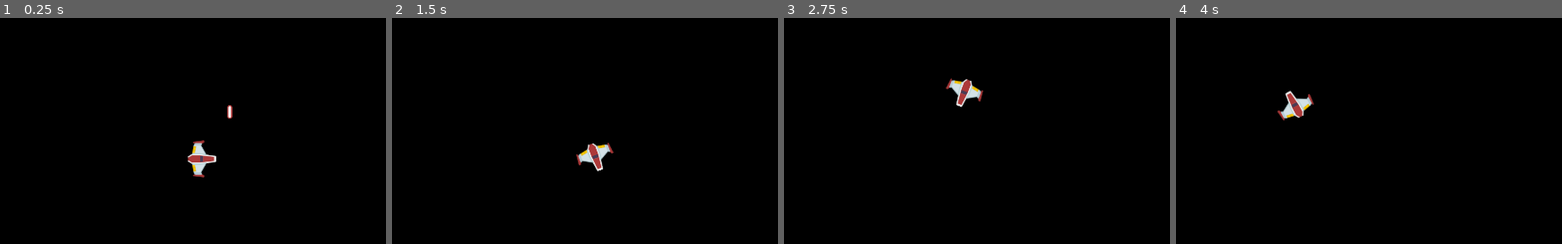
Above: before the commit, frames 1-4 (left to right).
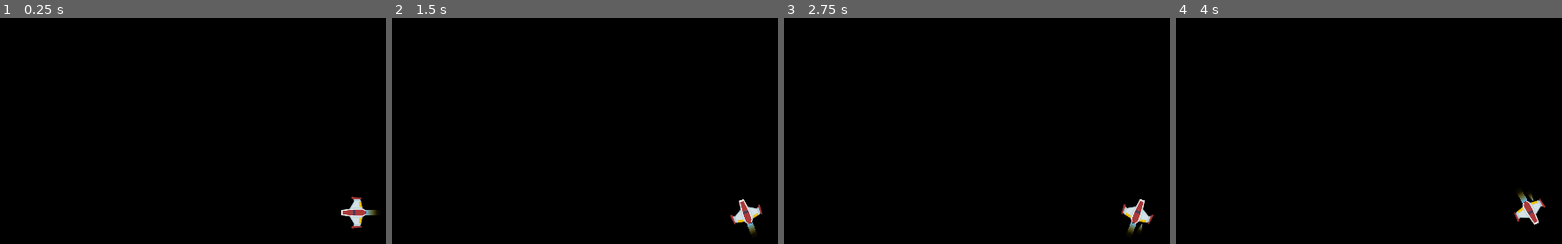
Above: after the commit, the same moments.

Repository: mandah0628/CMPT306_A2
Game: Godot game, scene res://Scenes/main.tscn
The game is run twice, just before and just after one commit, with the same random seed, the same clock (stepped at 60 frames per second) and the same inputs.
Inputs:
- Up to frame 1 (0.25 s): no input
- Up to frame 2 (1.5 s): hold Right (strafe_right, bound only before the commit) 0.53-1.28 s; hold Down (move_backward) from 1.28 s (still down)
- Up to frame 3 (2.75 s): release Down (move_backward) at 2.03 s; hold Right (strafe_right, bound only before the commit) from 2.03 s (still down)
- Up to frame 4 (4 s): release Right (strafe_right, bound only before the commit) at 2.78 s; hold Up (move_forward) 2.78-3.53 s; hold Left (strafe_left, bound only before the commit) from 3.53 s (still down)

The runs differ from the first frame. In frame 1, 1.3% of the frame differs, in the area x 48-98%, y 38-94%; in frame 2, 1.2%; in frame 3, 1.2%; in frame 4, 1.2%.

Commit message:
pressing left and right arrow key roates the ship and plays the animation for 3 frames

Diff:
--- a/Character/Player/player.tscn
+++ /dev/null
@@ -1,17 +0,0 @@
-[gd_scene load_steps=3 format=3 uid="uid://buc07gxk40quu"]
-
-[ext_resource type="Texture2D" uid="uid://bjteh5fyc351t" path="res://Textures/Texture 2/PNG/playerShip1_red.png" id="1_22x2p"]
-[ext_resource type="Script" path="res://Scripts/player.gd" id="1_jq1ab"]
-
-[node name="Player" type="CharacterBody2D"]
-script = ExtResource("1_jq1ab")
-
-[node name="Sprite2D" type="Sprite2D" parent="."]
-position = Vector2(-2, -5)
-rotation = 1.5708
-texture = ExtResource("1_22x2p")
-
-[node name="CollisionPolygon2D" type="CollisionPolygon2D" parent="."]
-position = Vector2(-5, -2)
-rotation = 1.5708
-polygon = PackedVector2Array(-38, -4, -14, -17, -11, -43, 6, -43, 10, -18, 33, -4, 38, -6, 41, -11, 44, -13, 48, -10, 45, 18, 42, 20, 39, 16, 33, 19, 12, 22, 6, 33, -10, 33, -16, 23, -43, 17, -47, 21, -49, 18, -52, -10, -48, -13)
--- a/Scenes/laser.tscn
+++ b/Scenes/laser.tscn
@@ -8,6 +8,8 @@
 height = 38.0
 
 [node name="Laser" type="Area2D"]
+collision_layer = 8
+collision_mask = 4
 script = ExtResource("1_8j3pc")
 
 [node name="Sprite2D" type="Sprite2D" parent="."]
--- a/Scenes/main.tscn
+++ b/Scenes/main.tscn
@@ -1,12 +1,9 @@
-[gd_scene load_steps=3 format=3 uid="uid://ck7udr1xihtcj"]
+[gd_scene load_steps=2 format=3 uid="uid://ck7udr1xihtcj"]
 
-[ext_resource type="PackedScene" uid="uid://buc07gxk40quu" path="res://Character/Player/player.tscn" id="1_btpfb"]
-[ext_resource type="PackedScene" uid="uid://dikanjq4qluk" path="res://Scenes/laser.tscn" id="2_srnls"]
+[ext_resource type="PackedScene" uid="uid://buc07gxk40quu" path="res://Scenes/player.tscn" id="1_btpfb"]
 
 [node name="Main" type="Node2D"]
 
 [node name="Player" parent="." instance=ExtResource("1_btpfb")]
-position = Vector2(632, 383)
-
-[node name="Laser" parent="." instance=ExtResource("2_srnls")]
-position = Vector2(704, 377)
+position = Vector2(1037, 521)
+rotation = -1.5708
--- /dev/null
+++ b/Scenes/player.tscn
@@ -0,0 +1,37 @@
+[gd_scene load_steps=5 format=3 uid="uid://buc07gxk40quu"]
+
+[ext_resource type="Texture2D" uid="uid://bjteh5fyc351t" path="res://Textures/Texture 2/PNG/playerShip1_red.png" id="1_22x2p"]
+[ext_resource type="Script" path="res://Scripts/player.gd" id="1_jq1ab"]
+[ext_resource type="Texture2D" uid="uid://s764kjf3ub6" path="res://Textures/Texture 2/PNG/Effects/fire09.png" id="3_oftih"]
+[ext_resource type="Texture2D" uid="uid://d84ewktunq7p" path="res://Textures/Texture 2/PNG/Effects/fire02.png" id="4_iwwk2"]
+
+[node name="Player" type="CharacterBody2D"]
+collision_layer = 2
+collision_mask = 4
+script = ExtResource("1_jq1ab")
+
+[node name="Sprite2D" type="Sprite2D" parent="."]
+position = Vector2(-1, -2)
+scale = Vector2(0.85985, 0.899093)
+texture = ExtResource("1_22x2p")
+
+[node name="CollisionPolygon2D" type="CollisionPolygon2D" parent="."]
+position = Vector2(0.454911, 3.38683)
+scale = Vector2(0.847011, 0.902535)
+polygon = PackedVector2Array(-38, -4, -14, -17, -11, -43, 6, -43, 10, -18, 33, -4, 38, -6, 41, -11, 44, -13, 48, -10, 45, 18, 42, 20, 39, 16, 33, 19, 12, 22, 6, 33, -10, 33, -16, 23, -43, 17, -47, 21, -49, 18, -52, -10, -48, -13)
+
+[node name="Muzzle" type="Node2D" parent="."]
+position = Vector2(-1, -42)
+
+[node name="Thruster" type="Sprite2D" parent="."]
+position = Vector2(-1, 52.5)
+scale = Vector2(1, 1.025)
+texture = ExtResource("3_oftih")
+
+[node name="LeftThruster" type="Sprite2D" parent="."]
+position = Vector2(-22, 39)
+texture = ExtResource("4_iwwk2")
+
+[node name="RightThruster" type="Sprite2D" parent="."]
+position = Vector2(21, 41)
+texture = ExtResource("4_iwwk2")
--- a/Scripts/player.gd
+++ b/Scripts/player.gd
@@ -1,51 +1,31 @@
 extends CharacterBody2D
 
+#movement variables
 var rotation_speed = 10.0
 var max_speed = 300.0
-var acceleration = 300.0
 var ship_velocity = Vector2.ZERO
-var deacceleration = 200
+
+#Animation variables
+@onready var left_thruster = $LeftThruster
+@onready var right_thruster = $RightThruster
+@onready var main_thruster = $MainThruster
+var max_frames = 3
+var frame_count = 0
 
 func _process(delta):
 	#Controls for turning left
-	if Input.is_action_pressed("strafe_left"):
+	if Input.is_action_pressed("move_left"):
 		rotation-=rotation_speed*delta
+		show_thruster(left_thruster)
 
 	#Controls for turning right
-	if Input.is_action_pressed("strafe_right"):
+	elif Input.is_action_pressed("move_right"):
 		rotation+=rotation_speed*delta
+		show_thruster(right_thruster)
 
-	#Controls for moving forward
-	if Input.is_action_pressed("move_forward"):
-		var direction = Vector2(cos(rotation), sin(rotation))
-		ship_velocity += direction * acceleration * delta
+	else:
+		hide_thrusters()
 
-	#Controls for moving backward
-	if Input.is_action_pressed("move_backward"):
-		var direction = Vector2(cos(rotation), sin(rotation))
-		ship_velocity -= direction * acceleration * delta
-
-	#Deaccelerates the ship if the movement keys are not pressed
-	if not Input.is_action_pressed("move_backward") and not Input.is_action_pressed("move_forward"):
-		var velocity_length = ship_velocity.length()
-
-		#if ship is in motion, reduce speed(reduces the magnitue of the vector)
-		if velocity_length > 0:
-			velocity_length -= deacceleration * delta
-
-		#if ship is not in motion
-		if velocity_length < 0:
-			velocity_length = 0
-
-		#if ship is in motion, apply the new reduced speed
-		#by multuplying the new magnitued with the normal vector of the
-		#direction of where the ship is going
-		if velocity_length > 0:
-			ship_velocity = ship_velocity.normalized() * velocity_length
-
-		#if not, comes to complete stop
-		else:
-			ship_velocity = Vector2.ZERO
 
 	#Limits the max speed
 	if ship_velocity.length() > max_speed:
@@ -53,3 +33,22 @@
 
 	#Changes the ship position
 	position += ship_velocity * delta
+
+
+func show_thruster(thruster: Sprite2D):
+	thruster.visible = true
+	frame_count = max_frames
+
+	if thruster == left_thruster:
+		right_thruster.visible = false
+
+	elif thruster == right_thruster:
+		left_thruster.visible = false
+
+
+func hide_thrusters():
+	if frame_count > 0:
+		frame_count -= 1
+	else:
+		left_thruster.visible = false
+		right_thruster.visible = false
--- a/project.godot
+++ b/project.godot
@@ -22,12 +22,12 @@
 
 [input]
 
-strafe_left={
+move_left={
 "deadzone": 0.5,
 "events": [Object(InputEventKey,"resource_local_to_scene":false,"resource_name":"","device":-1,"window_id":0,"alt_press …(195 unchanged characters)…
 ]
 }
-strafe_right={
+move_right={
 "deadzone": 0.5,
 "events": [Object(InputEventKey,"resource_local_to_scene":false,"resource_name":"","device":-1,"window_id":0,"alt_press …(195 unchanged characters)…
 ]
